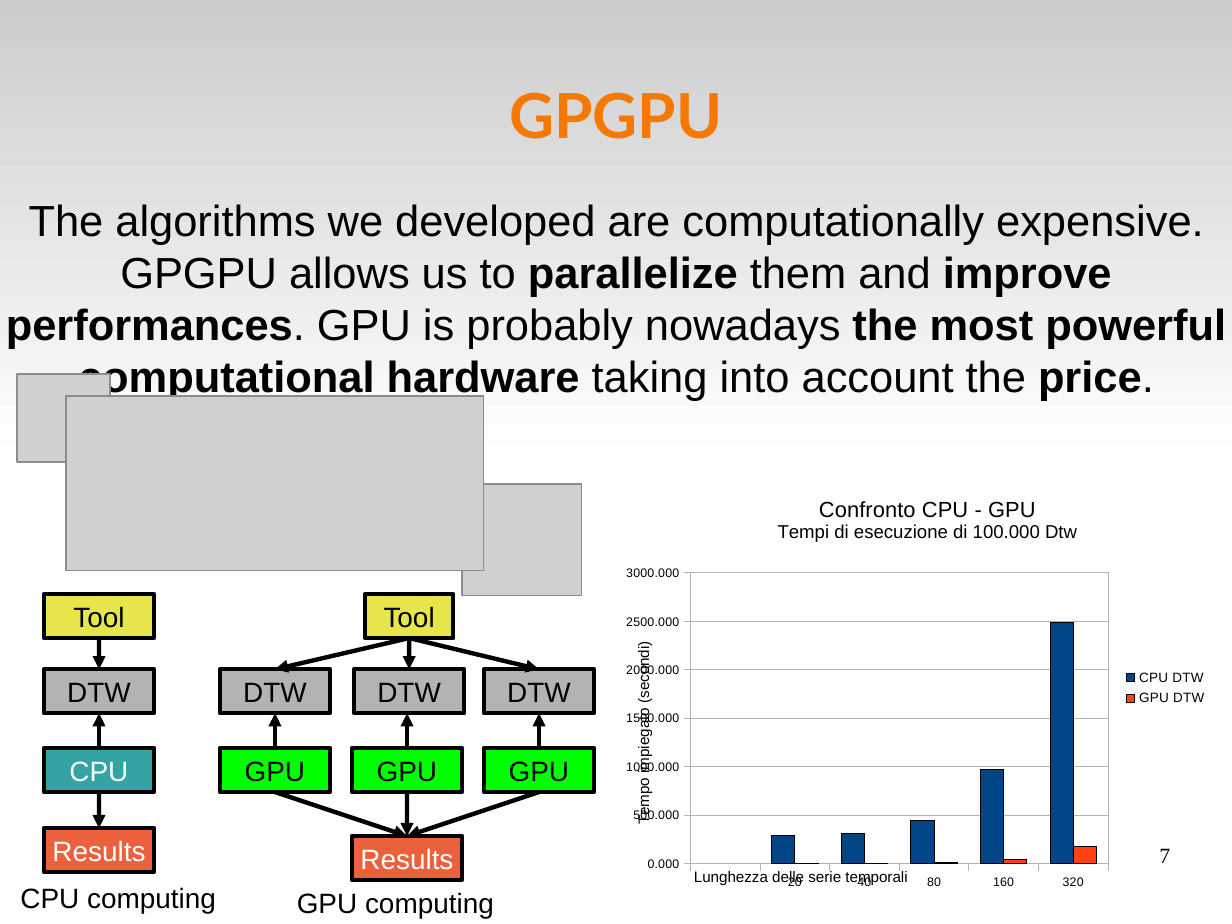
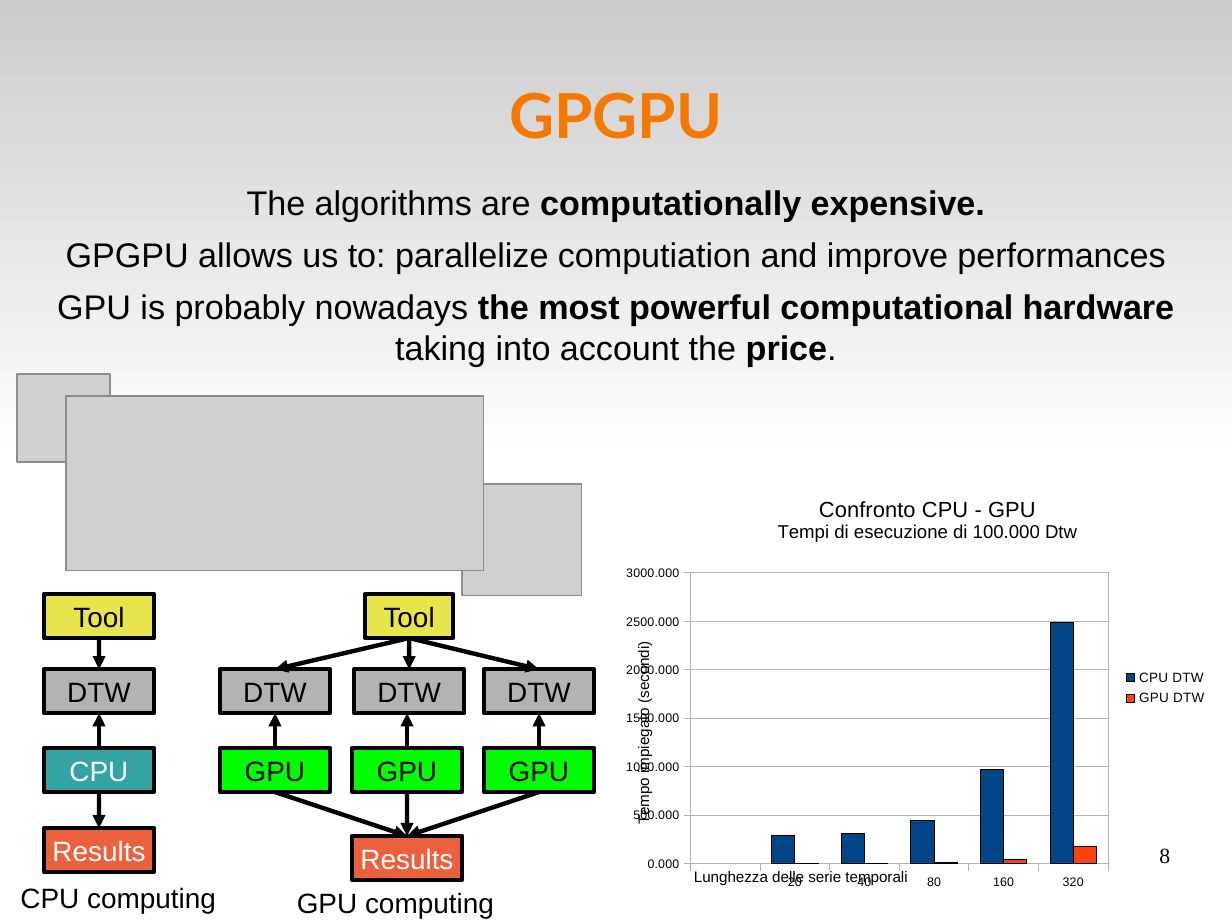
Before and after one commit to volpino/docs-EURAC, a slide deck: slide 8 of presentazione_svizzera.odp (slide 7 before the commit). Drawn at 1232x924 pixels with LibreOffice and Linux fonts; fonts in the diff are those of the drawing; grey boxes stand for pictures. Boxes give left, top, right and bottom in pixels: in the first picture for what was removed or moved away, otherwise in the second. Text is boxed around its words. In the diff, an @@ line names an element or a change of style, - is before the commit and + after.

```diff
--- a/presentazione_svizzera.odp
+++ b/presentazione_svizzera.odp
@@ subtitle at bbox=[57, 190, 1175, 366]: text changed; size 28 to 22 pt @@
-The algorithms we developed are computationally expensive.
-GPGPU allows us to parallelize them and improve performances. GPU is probably nowadays the most powerful computational hardware taking into account the price.
+The algorithms are computationally expensive.
+GPGPU allows us to: parallelize computiation and improve performances
+GPU is probably nowadays the most powerful computational hardware
+taking into account the price.
@@ page number at bbox=[1159, 848, 1170, 864]: text changed @@
-7
+8
```
Also in this commit, not shown: 8 other slides changed, 1 other file.
